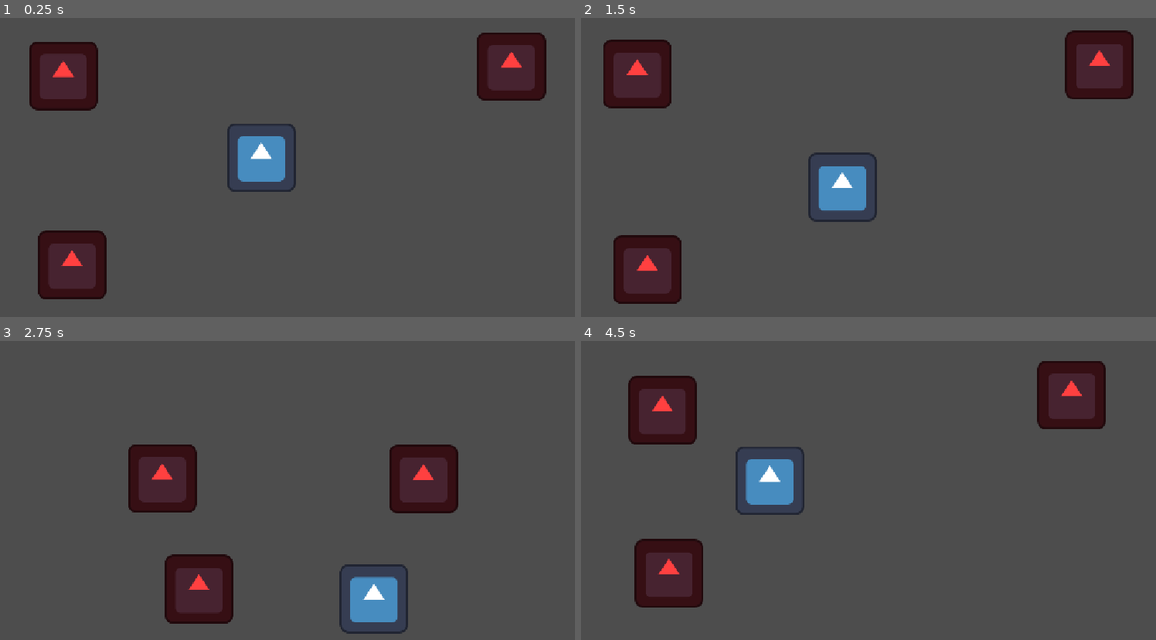
Above: before the commit, frames 1-4 (two rows, left to right).
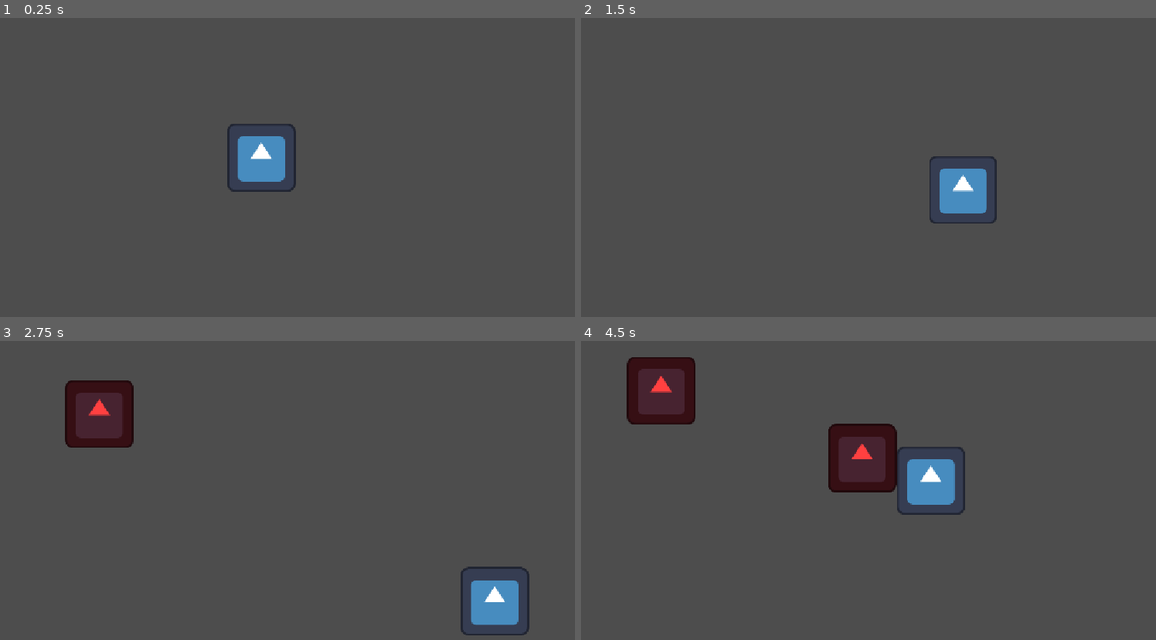
Above: after the commit, the same moments.

Repository: NxtCreator/little-archery
Game: Godot game, scene res://scenes/main.tscn
The game is run twice, just before and just after one commit, with the same random seed, the same clock (stepped at 60 frames per second) and the same inputs. The engine's default icon, where the game draws it, is replaced by a stand-in: a white triangle on a blue panel in a dark square.
Inputs (mouse positions are in pixels of both pictures, inside the frame that each line leads up to):
- Up to frame 1 (0.25 s): no input
- Up to frame 2 (1.5 s): tap Enter at 0.5 s; move the mouse to (1000, 155) at 0.52 s; hold D (move_right) 0.53-1.28 s; tap Alt at 0.6 s; click (1000, 155) at 0.67 s; move the mouse to (742, 191) at 1.27 s; hold S (move_down) from 1.28 s (still down); tap Shift at 1.35 s
- Up to frame 3 (2.75 s): move the mouse to (345, 418) at 2.02 s; release S (move_down) at 2.03 s; hold D (move_right) from 2.03 s (still down); tap Alt at 2.1 s
- Up to frame 4 (4.5 s): move the mouse to (834, 565) at 2.77 s; release D (move_right) at 2.78 s; hold W (move_up) 2.78-3.53 s; tap Shift at 2.85, 4.35 s; click (834, 565) at 2.92 s; move the mouse to (1052, 547) at 3.52 s; hold A (move_left) from 3.53 s (still down); tap Alt at 3.6 s; move the mouse to (678, 442) at 4.27 s

The runs differ from the first frame. In frame 1, 8.1% of the frame differs, in the area x 5-96%, y 4-95%; in frame 2, 11%; in frame 3, 14%, in the area x 11-93%, y 13-99%; in frame 4, 14%.

Commit message:
Add Main spawner timer that creates an enemy every 2 seconds at a fixed point

Diff:
--- /dev/null
+++ b/scenes/main.gd
@@ -0,0 +1,7 @@
+extends Node2D
+
+
+func _on_timer_timeout() -> void:
+	var enemy = preload("res://scenes/enemy.tscn").instantiate()
+	add_child(enemy)
+	enemy.global_position = Vector2(100, 100)
--- a/scenes/main.tscn
+++ b/scenes/main.tscn
@@ -1,18 +1,16 @@
 [gd_scene format=3 uid="uid://ccvp3w48yxfam"]
 
+[ext_resource type="Script" uid="uid://uueot4x6nhrv" path="res://scenes/main.gd" id="1_0wfyh"]
 [ext_resource type="PackedScene" uid="uid://bupr48wvnjsw5" path="res://scenes/player.tscn" id="1_o5qli"]
-[ext_resource type="PackedScene" uid="uid://bbpbm7xyctf50" path="res://scenes/enemy.tscn" id="2_0wfyh"]
 
 [node name="Main" type="Node2D" unique_id=489610076]
+script = ExtResource("1_0wfyh")
 
 [node name="Player" parent="." unique_id=1213636557 instance=ExtResource("1_o5qli")]
 position = Vector2(530, 295)
 
-[node name="Enemy" parent="." unique_id=283542043 instance=ExtResource("2_0wfyh")]
-position = Vector2(115, 123)
+[node name="Timer" type="Timer" parent="." unique_id=693329366]
+wait_time = 2.0
+autostart = true
 
-[node name="Enemy2" parent="." unique_id=1805049531 instance=ExtResource("2_0wfyh")]
-position = Vector2(134, 520)
-
-[node name="Enemy3" parent="." unique_id=1123782148 instance=ExtResource("2_0wfyh")]
-position = Vector2(1043, 108)
+[connection signal="timeout" from="Timer" to="." method="_on_timer_timeout"]
Not shown, added: scenes/main.gd.uid
